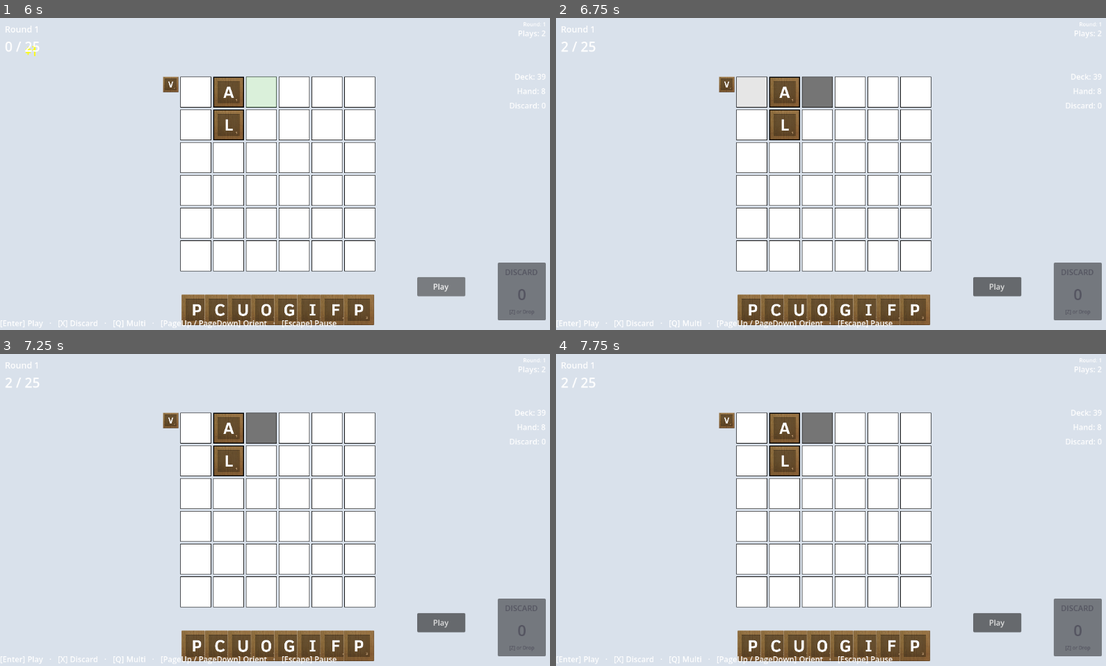
Above: before the commit, frames 1-4 (two rows, left to right).
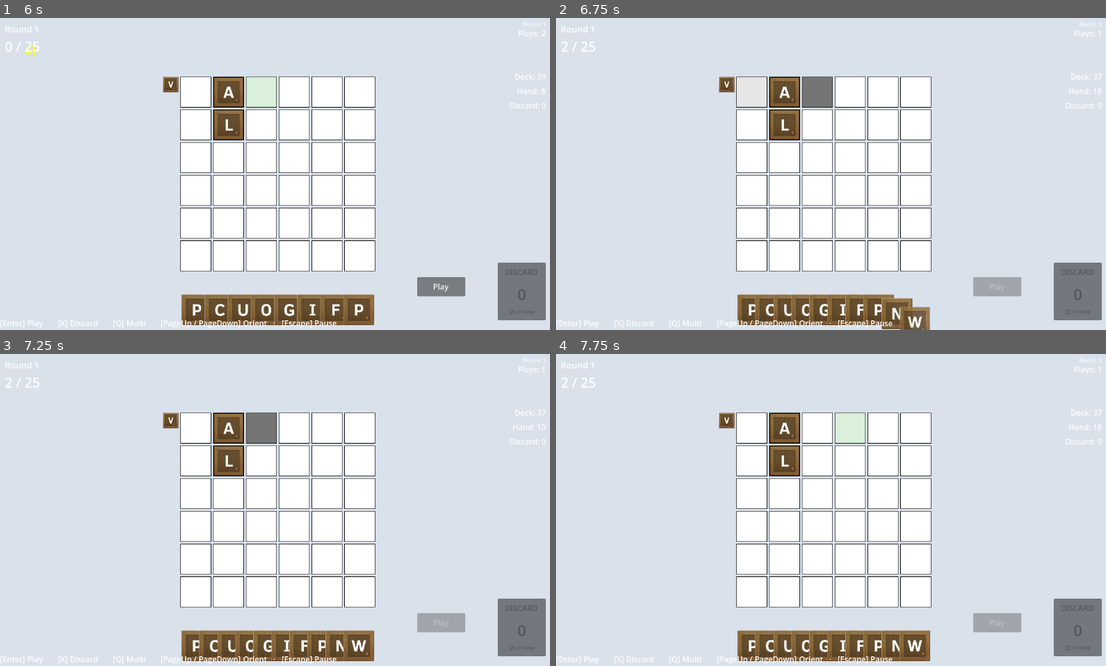
Above: after the commit, the same moments.

Repository: rcmilan/godot-scrabblerabble
Game: Godot game, scene res://scenes/title_screen/title_screen.tscn
The game is run twice, just before and just after one commit, with the same random seed, the same clock (stepped at 60 frames per second) and the same inputs.
Inputs (mouse positions are in pixels of both pictures, inside the frame that each line leads up to):
- Up to frame 1 (6 s): click "New Game" at 0.5 s; click "Start Run" at 1.25 s; tap Enter (play_hand) at 2 s; drag from (198, 92) to (335, 105) at 2.02 s; click (170, 83) at 2.75 s; tap Space (confirm_action) at 3.5, 4.25 s; drag from (231, 92) to (247, 236) at 3.52 s; move the mouse to (264, 92) at 4.27 s; hold A (navigate_left) 4.28-5 s; tap L (draw_tiles) at 4.35 s; click (264, 92) at 4.42 s; click "Play" at 5 s; click "Play" at 5.75 s
- Up to frame 2 (6.75 s): tap Space (confirm_action) at 6.5 s; drag from (787, 92) to (666, 127) at 6.52 s
- Up to frame 3 (7.25 s): no input
- Up to frame 4 (7.75 s): tap Space (confirm_action) at 7.25 s; drag from (847, 428) to (864, 510) at 7.27 s

Frame 1 is identical in both runs. In frame 2, 2.2% of the frame differs, in the area x 36-100%, y 4-100%; in frame 3, 1.6%; in frame 4, 2.7%, in the area x 36-100%, y 4-99%.

Commit message:
Fix critical bug: labels_in_flight not being decremented
The callbacks created in _emit_score_pops() had no way to decrement the
labels_in_flight counter, causing the while loop to wait forever and
preventing GameManager.end_play() from being called.

Solution: Use a Dictionary (reference type) instead of int for tracking
labels in flight. Pass the dict to _create_score_callback() so the
callback can decrement it when the tween completes.

This unblocks the round-end logic and allows end_play() to execute.

Co-Authored-By: Claude Haiku 4.5 <noreply@anthropic.com>

Diff:
--- a/scripts/controllers/play_executor.gd
+++ b/scripts/controllers/play_executor.gd
@@ -296,8 +296,8 @@
 	var target_pos: Vector2 = score_panel.get_score_label_target_position()
 	var travel_duration: float = _hype_params.get("score_travel_duration_scaled", hype_config.score_pop_travel_duration)
 
-	# Track labels in flight
-	var labels_in_flight: int = 0
+	# Track labels in flight using a dict (reference type) so callbacks can decrement it
+	var labels_state := {"in_flight": 0}
 	var cumulative_score: int = GameManager.get_current_score()
 
 	# Extract hype params for callback access (before they're cleared)
@@ -314,11 +314,11 @@
 		var score_pop: ScorePopLabel = ScorePopLabel.new()
 		_hud.add_child(score_pop)
 
-		labels_in_flight += 1
+		labels_state["in_flight"] += 1
 
 		# Create callback that triggers on label arrival
-		# Capture delta and target_score values to avoid closure issues after _hype_params is cleared
-		var on_arrive = _create_score_callback(delta, target_score, hype_config)
+		# Pass labels_state dict by reference so callback can decrement it
+		var on_arrive = _create_score_callback(delta, target_score, hype_config, labels_state)
 
 		# Get tile global position for label start
 		var tile_pos: Vector2 = tile.global_position if tile else Vector2.ZERO
@@ -326,17 +326,20 @@
 		score_pop.launch(tile_pos, target_pos, delta, travel_duration, on_arrive)
 
 	# Wait for all labels to arrive
-	while labels_in_flight > 0:
+	while labels_state["in_flight"] > 0:
 		await board.get_tree().create_timer(0.01).timeout
 
 
 ## Helper to create score callback with proper value capture (avoids lambda capture-by-reference).
-## Pass delta and target_score explicitly to avoid closure issues after _hype_params is cleared.
-func _create_score_callback(delta: int, target_score: int, hype_config: HypeConfig) -> Callable:
+## Pass delta, target_score, and labels_state dict (by reference) for proper tracking.
+func _create_score_callback(delta: int, target_score: int, hype_config: HypeConfig, labels_state: Dictionary) -> Callable:
 	return func():
 		GameManager.add_tile_score(delta)
 		var cumulative_score: int = GameManager.get_current_score()
 		EventBus.score_updated.emit(cumulative_score, delta)
+
+		# Decrement label counter
+		labels_state["in_flight"] -= 1
 
 		if hype_config.debug_logging_enabled:
 			var progress = float(cumulative_score) / float(target_score) * 100.0 if target_score > 0 else 0.0
Not shown, added: PHASE5_TEST_GUIDE.md
